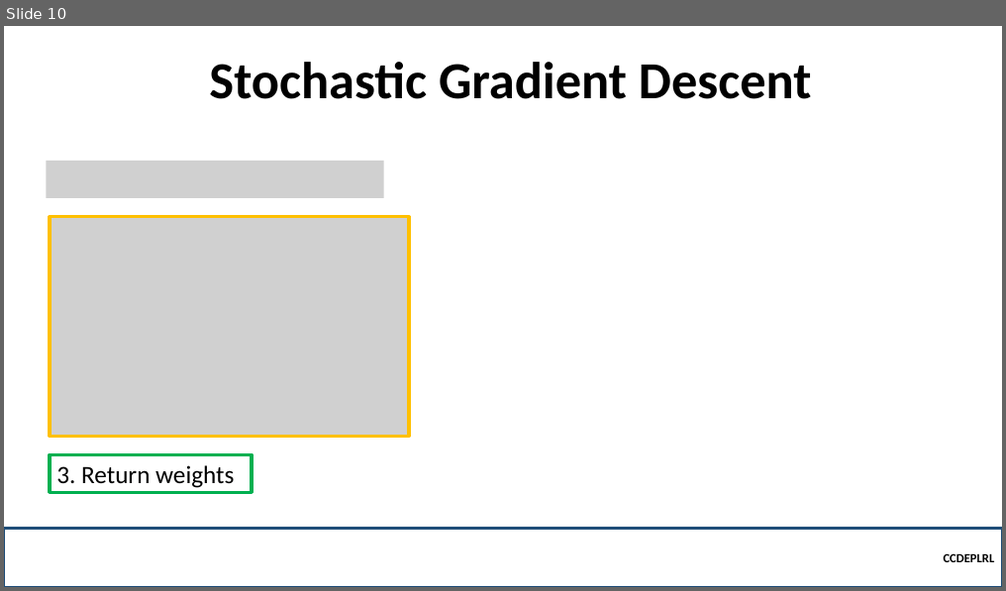
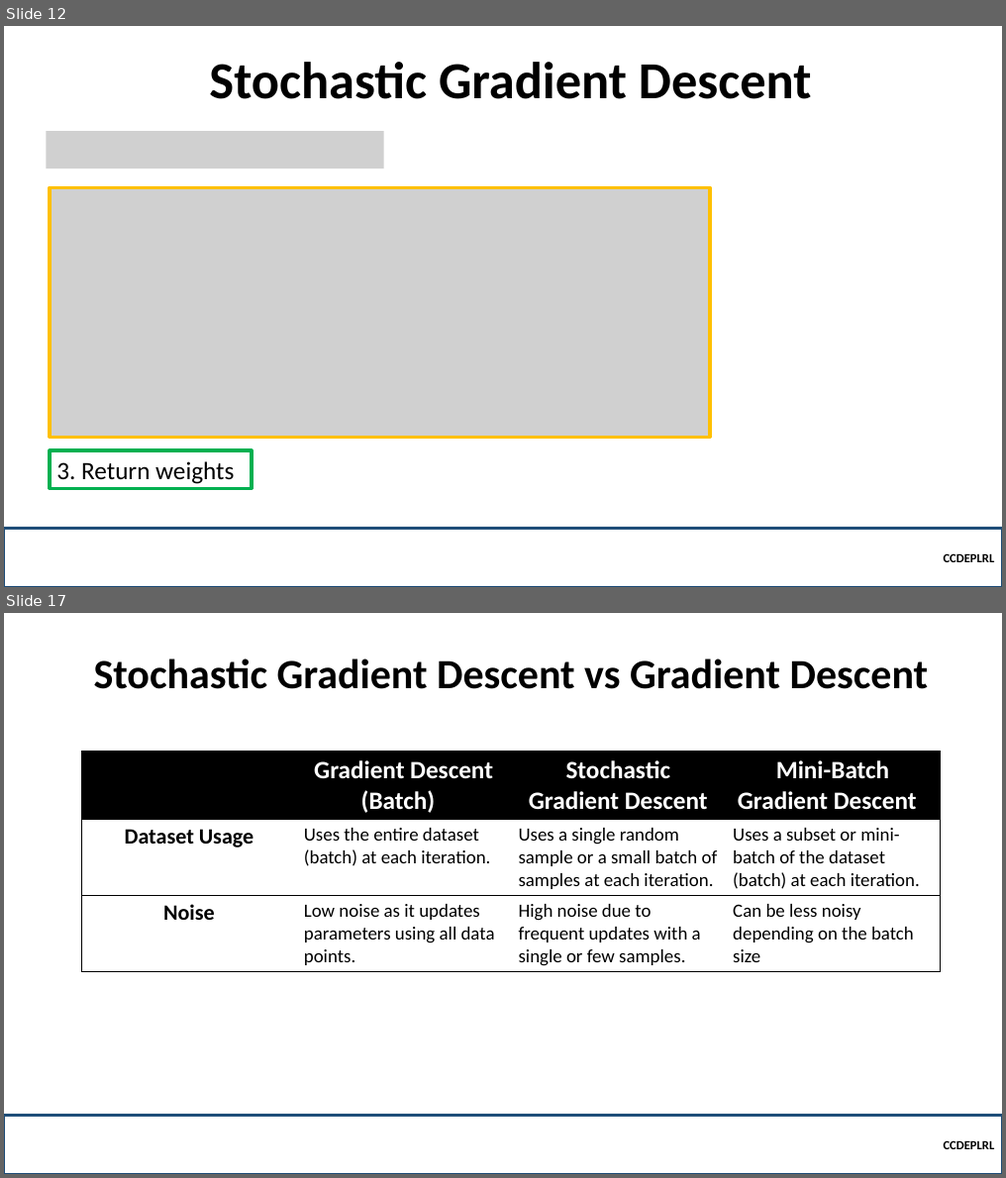
Before and after one commit to robitussin/CCDEPLRL, a slide deck: Week 3 - Neural Networks in Practice/Mini-Batches.pptx. Shown one above the other, each under a label of ours: slide 10 before the commit, slides 12 and 17 after it; the slides between them are not shown. The pictures are 1006x591 and 1006x1178 pixels, drawn with LibreOffice and Linux fonts; fonts in the diff are those of the drawing; grey boxes stand for pictures; background and template pictures are left out. Boxes give left, top, right and bottom in pixels: in the first picture for what was removed or moved away, otherwise in the second. Text is boxed around its words. In the diff, an @@ line names an element or a change of style, - is before the commit and + after.

```diff
--- a/Week 3 - Neural Networks in Practice/Mini-Batches.pptx
+++ b/Week 3 - Neural Networks in Practice/Mini-Batches.pptx
@@ slide 17 added at bbox=[4, 613, 1002, 1174], background picture (left out) @@
@@ title added at bbox=[94, 659, 929, 689], 40 pt, text #000000, bold @@
+Stochastic Gradient Descent vs Gradient Descent
@@ table added at bbox=[82, 752, 942, 970], 3 rows, 4 columns @@
+ | Gradient Descent (Batch) | Stochastic Gradient Descent | Mini-Batch Gradient Descent
+Dataset Usage | Uses the entire dataset (batch) at each iteration. | Uses a single random sample or a small batch of samples at each iteration. | Uses a subset or mini-batch of the dataset (batch) at each iteration.
+Noise | Low noise as it updates parameters using all data points. | High noise due to frequent updates with a single or few samples. | Can be less noisy depending on the batch size
@@ rectangle added at bbox=[4, 1115, 1002, 1174], outline #1F4E79 2.25 pt, 12 pt, text #000000, bold @@
+CCDEPLRL
@@ what was slide 10 is now slide 12 @@
@@ slide 12 changed as well @@
@@ picture added at bbox=[46, 131, 384, 169] @@
@@ picture removed at bbox=[46, 161, 384, 198] @@
@@ picture: place and size @@
-picture at bbox=[50, 217, 409, 436]
+picture at bbox=[50, 187, 710, 437]
@@ rectangle "3. Return weights": place and size @@
-rectangle "3. Return weights" at bbox=[50, 455, 252, 492]
+rectangle "3. Return weights" at bbox=[50, 452, 252, 488]
```
Also in this commit, not shown: 8 other slides changed, 6 other slides added, 1 other file.
